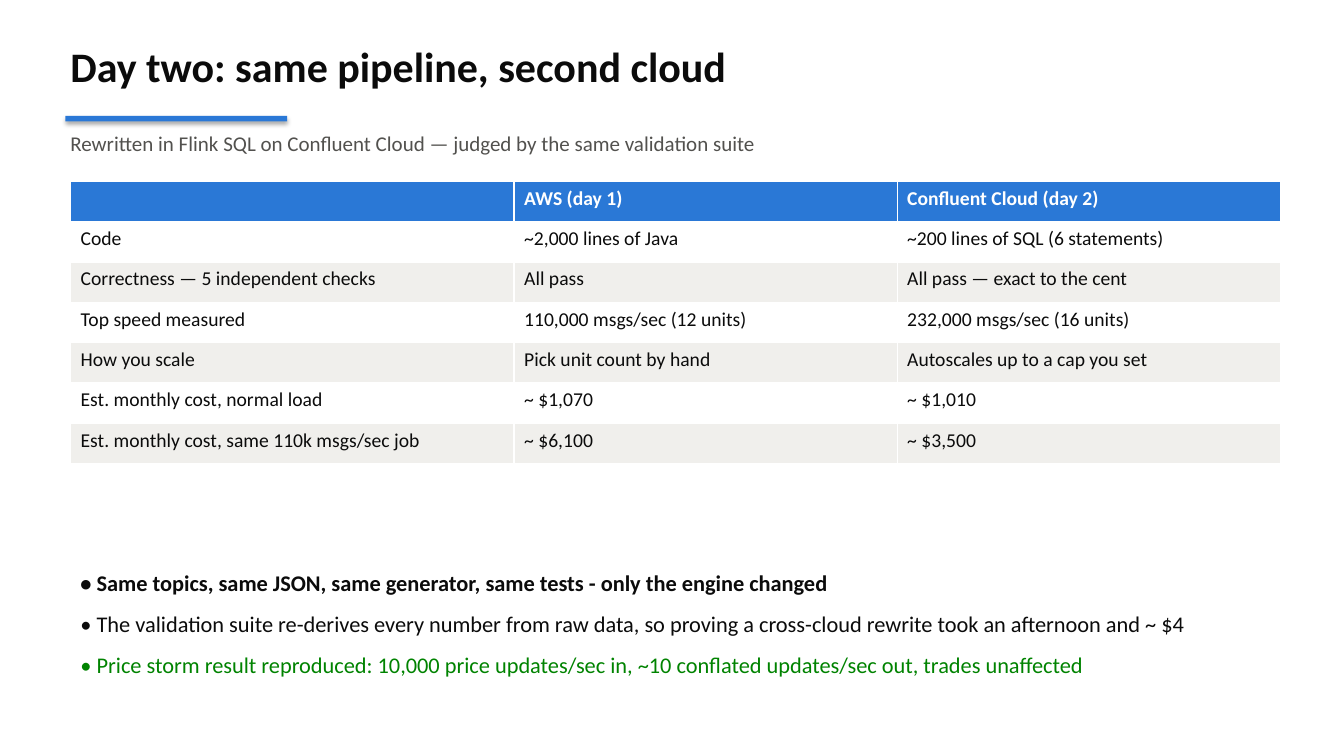
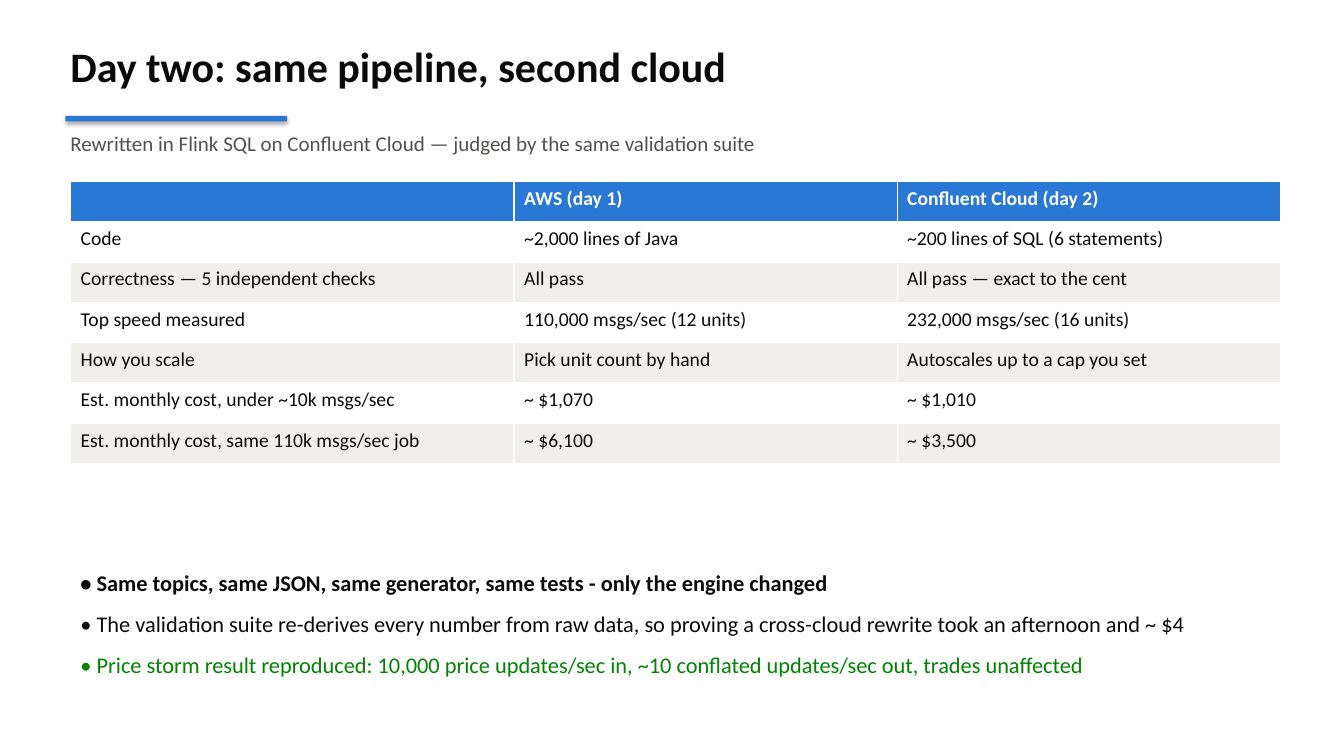
Before and after one commit to jimzucker/flink-fable5, a slide deck: slide 9 of docs/flink-demo-exec-briefing.pptx. Drawn at 1344x756 pixels with LibreOffice and Linux fonts; fonts in the diff are those of the drawing. Boxes give left, top, right and bottom in pixels: in the first picture for what was removed or moved away, otherwise in the second. Text is boxed around its words. In the diff, an @@ line names an element or a change of style, - is before the commit and + after.

```diff
--- a/docs/flink-demo-exec-briefing.pptx
+++ b/docs/flink-demo-exec-briefing.pptx
@@ table at box(71, 181, 1280, 464) @@
-row 6, column 1: Est. monthly cost, normal load
+row 6, column 1: Est. monthly cost, under ~10k msgs/sec
```
Also in this commit, not shown: 3 other files.
